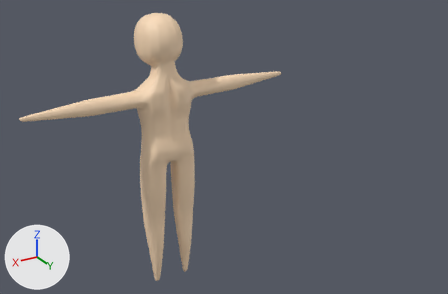
The Blender file Project Blender Files/TheMountain/NewPlayerCharacter.blend: old version first, new version second.
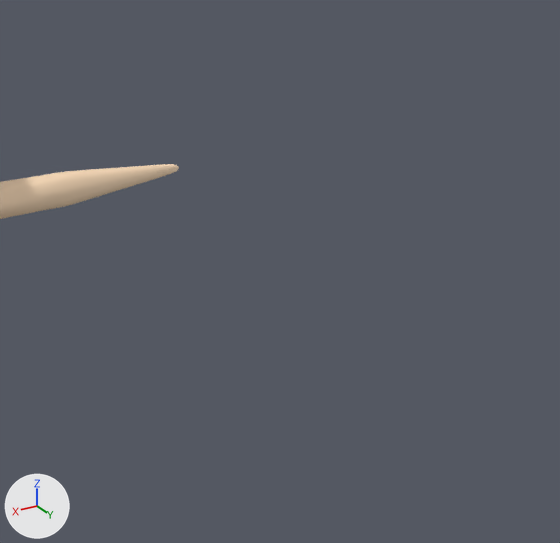
Each version appears first whole from a 50 mm lens placed at (14.7, 31.7, 23.7), pointed at (-4.7, -0.6, 7.5), and next in a close-up on the part from 45% to 100% of the width and 0% to 81% of the height. Every picture has the same lights, and +X, +Y and +Z are marked at lower left.

Objects in the first close-up: 'MainBody'.
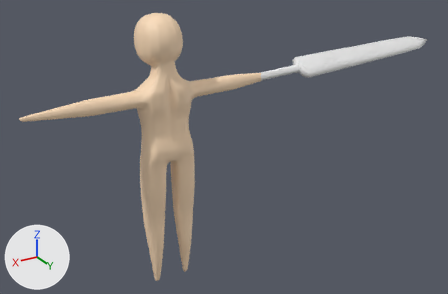
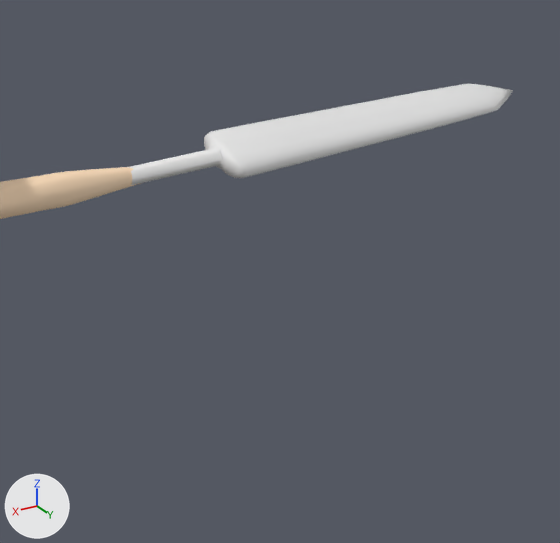
The change, as a list of edits to the scene's bpy script:
```text
Change ob_sword_2:
    remove ob_sword_2.hide_set(True)
```

Boxes [x1, y1, x2, y2] around the edits, measured in the close-ups (560 x 543 px):
'Sword 2', shown: after [127, 83, 513, 185]
